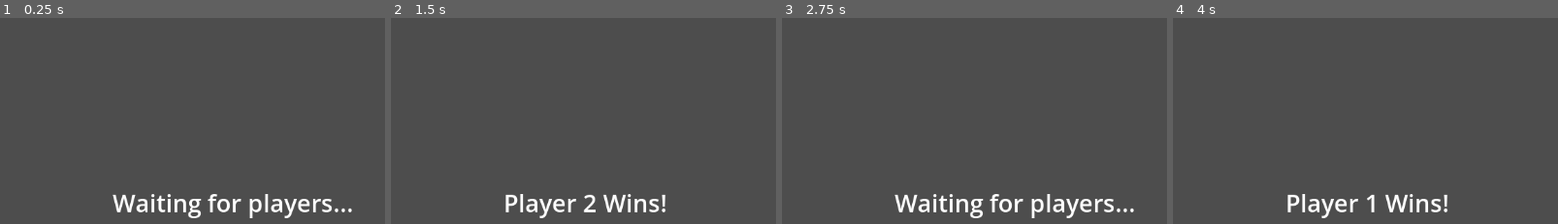
Above: before the commit, frames 1-4 (left to right).
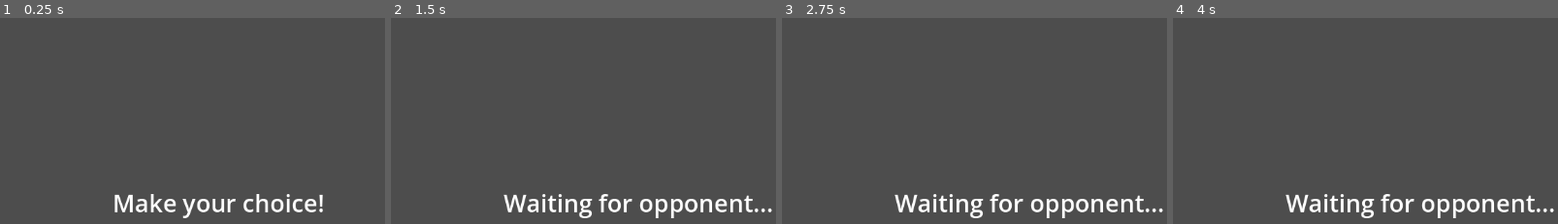
Above: after the commit, the same moments.

Repository: Vidkov/Rock-Paper-Scissors-Lizard-Spock
Game: Godot game, scene res://control.tscn
Two runs of this game, one before a commit and one after it. Both use one fixed random seed, a clock stepped at 60 frames per second and the inputs below.
Inputs:
- Up to frame 1 (0.25 s): no input
- Up to frame 2 (1.5 s): click "Rock" at 0.5 s; click "Paper" at 1.25 s
- Up to frame 3 (2.75 s): click "Scissors" at 2 s
- Up to frame 4 (4 s): click "Lizard" at 2.75 s; click "Spock" at 3.5 s
The pictures show only the part of the screen within x 50-100%, y 50-100%; the shares and areas given below are measured in that part.

The runs differ from the first frame. In frame 1, 2.7% of the frame differs, in the area x 29-92%, y 85-98%; in frame 2, 3.0%, in the area x 29-99%, y 85-98%; in frame 3, 1.4%; in frame 4, 2.9%.

Commit message:
v0.2: authoritative ENet multiplayer baseline

Diff:
--- a/Main.gd
+++ b/Main.gd
@@ -1,4 +1,6 @@
 extends Control
+var showing_result := false
+
 enum {
 	ROCK,
 	PAPER,
@@ -7,52 +9,68 @@
 	SPOCK
 }
 
-const WINS := {
-	ROCK:     [SCISSORS, LIZARD],
-	PAPER:    [ROCK, SPOCK],
-	SCISSORS: [PAPER, LIZARD],
-	LIZARD:   [PAPER, SPOCK],
-	SPOCK:    [ROCK, SCISSORS]
-}
-
 var input_locked := false
-var hand1= -1;
-var hand2= -1;
-var turn=1; #odd if player 1, even if player 2
 
 @onready var result_label := $ResultLabel
+@onready var network := NetworkManager
 
-func resetboard() -> void:
-	input_locked= true
-	hand1=-1
-	hand2=-1
-	turn=1
-	await get_tree().create_timer(0.8).timeout
-	input_locked= false
-	result_label.text = "Waiting for players..."
+func _ready():
+	print(
+	"[UI] NetworkManager:",
+	network,
+	" path:",
+	network.get_path()
+)
+	$MainLayout/Rock.pressed.connect(_on_choice_pressed.bind(ROCK))
+	$MainLayout/Paper.pressed.connect(_on_choice_pressed.bind(PAPER))
+	$MainLayout/Scissors.pressed.connect(_on_choice_pressed.bind(SCISSORS))
+	$MainLayout/Lizard.pressed.connect(_on_choice_pressed.bind(LIZARD))
+	$MainLayout/Spock.pressed.connect(_on_choice_pressed.bind(SPOCK))
 
-func resolve_round() -> void:
-	#edge case crash handler
-	if hand1 == -1 or hand2 == -1:
+	# Listen to network results
+	network.round_resolved.connect(_on_round_resolved)
+
+	result_label.text = "Make your choice!"
+
+func _on_choice_pressed(choice: int):
+	print("[UI] Button pressed. Peer:", multiplayer.get_unique_id(), " Choice:", choice)
+
+	if input_locked:
+		print("[UI] Input locked, returning")
 		return
 
-	if hand1==hand2:
-		result_label.text= "Draw!"
-	elif hand2 in WINS[hand1]:
-		result_label.text= "Player 1 Wins!"
+	if not multiplayer.has_multiplayer_peer():
+		print("[UI] No multiplayer peer, returning")
+		return
+
+	input_locked = true
+	result_label.text = "Waiting for opponent..."
+
+	print("[UI] Sending submit_choice RPC")
+	network.rpc("submit_choice", choice)
+
+
+
+
+func _on_round_resolved(p1_id, c1, p2_id, c2, winner_id):
+	if showing_result:
+		return
+
+	showing_result = true
+	input_locked = true
+
+	var my_id := multiplayer.get_unique_id()
+
+	if winner_id == 0:
+		result_label.text = "Draw!"
+	elif winner_id == my_id:
+		result_label.text = "You win!"
 	else:
-		result_label.text= "Player 2 Wins!"
-	await resetboard()
+		result_label.text = "You lose!"
 
-func _on_choice_pressed(choice: int) -> void:
-	if input_locked:
-		return
-	match turn % 2:
-		1:
-			result_label.text = "Waiting for opponent..."
-			hand1 = choice
-			turn+=1
-		0:
-			hand2 = choice
-			resolve_round()
-			return
+	# Make the delay long enough to be human-visible
+	await get_tree().create_timer(2.0).timeout
+
+	result_label.text = "Make your choice!"
+	input_locked = false
+	showing_result = false
--- /dev/null
+++ b/NetworkManager.gd
@@ -0,0 +1,116 @@
+extends Node
+
+signal round_resolved(p1_id, c1, p2_id, c2, winner_id)
+
+enum Choice {
+	ROCK,
+	PAPER,
+	SCISSORS,
+	LIZARD,
+	SPOCK
+}
+
+const DEFAULT_PORT := 8910
+const MAX_PLAYERS := 2
+
+var peer: ENetMultiplayerPeer
+var player_choices := {}
+
+func _ready():
+	print(
+		"[NM] DisplayServer:",
+		DisplayServer.get_name(),
+		" is_server:",
+		multiplayer.is_server()
+	)
+
+	if DisplayServer.get_name() == "headless":
+		print("[NM] Starting as SERVER")
+		_start_server()
+	else:
+		print("[NM] Starting as CLIENT")
+		join_game("127.0.0.1")
+
+
+@rpc("any_peer", "reliable", "call_remote")
+func submit_choice(choice: int):
+	print(
+		"[SERVER?] submit_choice called on peer:",
+		multiplayer.get_unique_id(),
+		" sender:",
+		multiplayer.get_remote_sender_id(),
+		" choice:",
+		choice
+	)
+
+	if not multiplayer.is_server():
+		print("[ERROR] submit_choice executed on non-server")
+		return
+
+	var sender_id := multiplayer.get_remote_sender_id()
+	player_choices[sender_id] = choice
+
+	print("[SERVER] Current player_choices:", player_choices)
+
+	if player_choices.size() == 2:
+		print("[SERVER] Two choices received, resolving round")
+		_resolve_round()
+
+func _start_server():
+	peer = ENetMultiplayerPeer.new()
+	peer.create_server(DEFAULT_PORT, MAX_PLAYERS)
+	multiplayer.multiplayer_peer = peer
+	print("Server started")
+
+
+func _resolve_round():
+	print("[SERVER] _resolve_round called")
+	var ids := player_choices.keys()
+	print("[SERVER] Player IDs:", ids)
+	var p1_id: int = ids[0]
+	var p2_id: int = ids[1]
+	var c1: int = player_choices[p1_id]
+	var c2: int = player_choices[p2_id]
+
+	var winner_id := _determine_winner(p1_id, c1, p2_id, c2)
+	print("[SERVER] Winner:", winner_id)
+
+	player_choices.clear()
+	print("[SERVER] Sending round_result RPC")
+	rpc("round_result", p1_id, c1, p2_id, c2, winner_id)
+
+@rpc("authority", "reliable", "call_remote")
+func round_result(p1_id, c1, p2_id, c2, winner_id):
+	print(
+		"[ROUND_RESULT] Received on peer:",
+		multiplayer.get_unique_id()," p1:", p1_id, " p2:", p2_id, " winner:", winner_id)
+
+	round_resolved.emit(p1_id, c1, p2_id, c2, winner_id)
+
+
+func _determine_winner(p1_id, c1, p2_id, c2) -> int:
+	if c1 == c2:
+		return 0
+
+	var wins := {
+		Choice.SCISSORS: [Choice.PAPER, Choice.LIZARD],
+		Choice.PAPER: [Choice.ROCK, Choice.SPOCK],
+		Choice.ROCK: [Choice.LIZARD, Choice.SCISSORS],
+		Choice.LIZARD: [Choice.SPOCK, Choice.PAPER],
+		Choice.SPOCK: [Choice.SCISSORS, Choice.ROCK],
+	}
+
+	return p1_id if c2 in wins[c1] else p2_id
+
+func join_game(address: String, port := DEFAULT_PORT):
+	peer = ENetMultiplayerPeer.new()
+	peer.create_client(address, port)
+	multiplayer.multiplayer_peer = peer
+
+	await multiplayer.connected_to_server
+
+	print(
+		"[NM] CLIENT CONNECTED:",
+		"is_server:", multiplayer.is_server(),
+		" peer_id:", multiplayer.get_unique_id()
+	)
--- a/control.tscn
+++ b/control.tscn
@@ -32,7 +32,7 @@
 offset_right = 983.0
 offset_bottom = 621.0
 theme_override_font_sizes/font_size = 36
-text = "Waiting for players..."
+text = "Make your choice!"
 
 [node name="MainLayout" type="VBoxContainer" parent="."]
 layout_direction = 2
@@ -69,9 +69,3 @@
 layout_mode = 2
 theme_override_font_sizes/font_size = 30
 text = "Spock"
-
-[connection signal="pressed" from="MainLayout/Rock" to="." method="_on_choice_pressed" binds= [0]]
-[connection signal="pressed" from="MainLayout/Paper" to="." method="_on_choice_pressed" binds= [1]]
-[connection signal="pressed" from="MainLayout/Scissors" to="." method="_on_choice_pressed" binds= [2]]
-[connection signal="pressed" from="MainLayout/Lizard" to="." method="_on_choice_pressed" binds= [3]]
-[connection signal="pressed" from="MainLayout/Spock" to="." method="_on_choice_pressed" binds= [4]]
--- a/project.godot
+++ b/project.godot
@@ -14,3 +14,15 @@
 run/main_scene="res://control.tscn"
 config/features=PackedStringArray("4.5", "Forward Plus")
 config/icon="res://icon.svg"
+
+[autoload]
+
+NetworkManager="*res://NetworkManager.gd"
+
+[editor]
+
+version_control/autoload_on_startup=true
+
+[rendering]
+
+limits/autoload_on_startup=false
Not shown, changed: README.md
